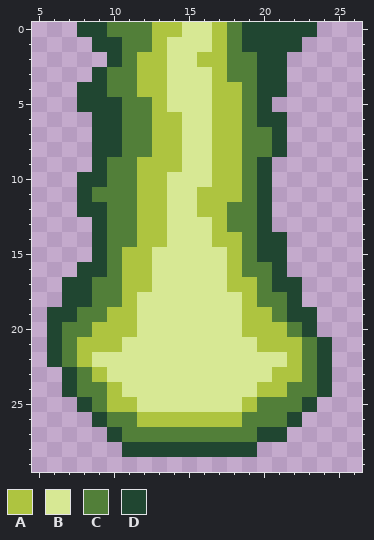
File history of a pixel-art sprite, res/img/explosion/end_down.png. Above: the version before the commit.
The file is 32x32 pixels. Shown: x 5..26, y 0..29.
Palette (. is transparent): A #aec440  B #d7e894  C #527f39  D #204631
Pixels before, first column x 6:
 0 ..DDCCCAABBACDDDDD.
 1 ...DDCCABBBACDDDD..
 2 ....DCAABBAACCDD...
 3 ...DCCAABBBACCDD...
 4 ..DDCCAABBBAACDD...
 5 ..DDDCCABBBAACD....
 6 ...DDCCAABBAACDD...
 7 ...DDCCAABBAACCD...
 8 ...DDCCAABBAACCD...
 9 ...DCCAAABBAACD....
10 ..DDCCAABBBAACD....
11 ..DCCCAABBAAACD....
12 ..DDCCAABBAACCD....
13 ...DCCAABBBACCD....
14 ...DCCAABBBAACDD...
15 ...DCAABBBBBACDD...
16 ..DDCAABBBBBACCD...
17 .DDCCAABBBBBAACDD..
18 .DDCCABBBBBBBACCD..
19 DDCCAABBBBBBBAACDD.
20 DCCAAABBBBBBBAAACD.
21 DCAAABBBBBBBBBAAACD
22 DCABBBBBBBBBBBBBACD
23 .DCABBBBBBBBBBBAACD
24 .DCCABBBBBBBBBAACCD
25 ..DCAABBBBBBBACCCD.
26 ...DCCAAAAAAACCCD..
27 ....DCCCCCCCCCDD...
28 .....DDDDDDDDD.....
After:
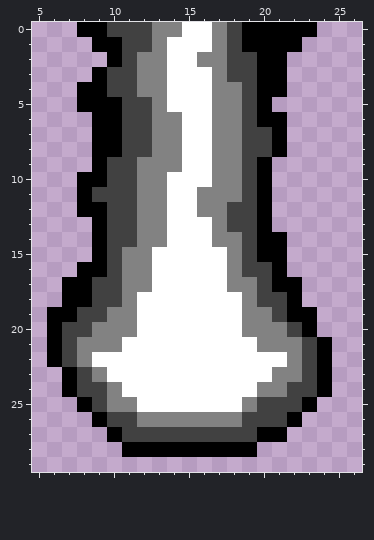
From old to new:
colour A: #aec440 -> #828282
colour B: #d7e894 -> #ffffff
colour C: #527f39 -> #414141
colour D: #204631 -> #000000
Pixel boxes of the changes (left, top, right, bottom) in both pictures:
changed: (47, 22, 332, 457)
